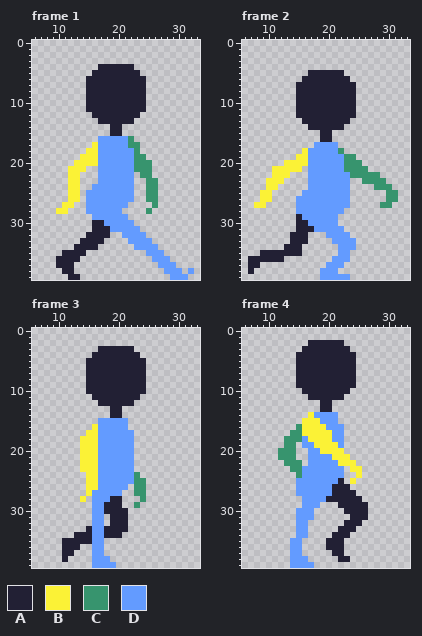
One commit to this animated GIF sprite: animated-character-walk-cycle/walk-cycle.gif. Above: the version before the commit.
The file is 160x160 pixels, drawn in blocks of 4x4; one block is one cell here. Shown: frame 1: x 6..33, y 0..39; frame 2: x 6..33, y 0..39; frame 3: x 6..33, y 0..39; frame 4: x 6..33, y 0..39. The commit also changed other frames, which this record leaves out.
Palette (. is transparent): A #222034  B #fbf236  C #37946e  D #639bff
Once edited:
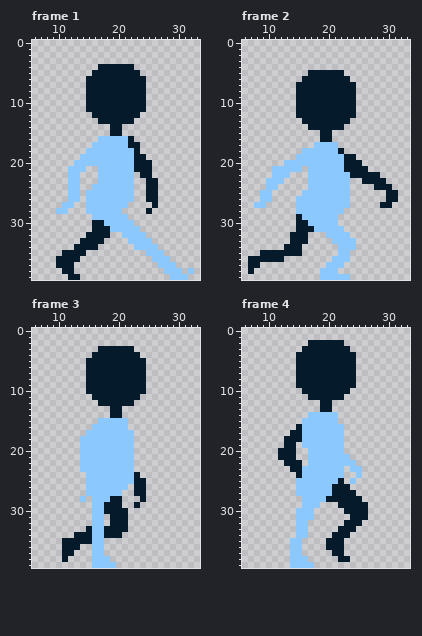
The exact change:
colour A: #222034 -> #051b2c
colour D: #639bff -> #8bc8fe
Frame 1:
y 16: x 22 C -> A
y 17: x 16 B -> D; x 22..23 CC -> AA
y 18: x 15..16 BB -> DD; x 23 C -> A
y 19: x 14..16 BBB -> DDD; x 23..24 CC -> AA
y 20: x 13..16 BBBB -> DDDD; x 23..25 CCC -> AAA
y 21: x 12..14 BBB -> DDD; x 23..25 CCC -> AAA
y 22: x 12..13 BB -> DD; x 24..25 CC -> AA
y 23..26: x 12..13 BB -> DD; x 25..26 CC -> AA
y 27: x 11..12 BB -> DD; x 26 C -> A
y 28: x 10..11 BB -> DD; x 25 C -> A
Frame 2:
y 18: x 16 B -> D; x 22 C -> A
y 19: x 15..16 BB -> DD; x 23..24 CC -> AA
y 20: x 13..16 BBBB -> DDDD; x 23..25 CCC -> AAA
y 21: x 11..15 BBBBB -> DDDDD; x 23..26 CCCC -> AAAA
y 22: x 11..13 BBB -> DDD; x 24..28 CCCCC -> AAAAA
y 23: x 10..12 BBB -> DDD; x 26..29 CCCC -> AAAA
y 24: x 10..11 BB -> DD; x 28..30 CCC -> AAA
y 25..26: x 9..10 BB -> DD; x 30..31 CC -> AA
y 27: x 8..9 BB -> DD; x 29..30 CC -> AA
Frame 3:
y 16: x 16 B -> D
y 17: x 15..16 BB -> DD
y 18..23: x 14..16 BBB -> DDD
y 24: x 15..16 BB -> DD; x 23 C -> A
y 25..26: x 15..16 BB -> DD; x 23..24 CC -> AA
y 27: x 15 B -> D; x 23..24 CC -> AA
y 28: x 14 B -> D; x 24 C -> A
y 29: x 23 C -> A
Frame 4:
y 14: x 17 B -> D
y 15: x 16..18 BBB -> DDD
y 16: x 15..19 CBBBB -> ADDDD
y 17: x 14..20 CCBBBBB -> AADDDDD
y 18: x 13..15 CCC -> AAA; x 17..20 BBBB -> DDDD
y 19: x 13..14 CC -> AA; x 18..21 BBBB -> DDDD
y 20: x 12..14 CCC -> AAA; x 19..22 BBBB -> DDDD
y 21: x 12..14 CCC -> AAA; x 21..23 BBB -> DDD
y 22: x 13..15 CCC -> AAA; x 22..24 BBB -> DDD
y 23: x 14..15 CC -> AA; x 24..25 BB -> DD
y 24: x 15 C -> A; x 25 B -> D
y 25: x 24 B -> D
Where, in picture pixels (left, top, right, bottom), the same in both pictures:
changed: (56, 64, 194, 280)
changed: (248, 70, 398, 280)
changed: (62, 346, 146, 568)
changed: (278, 340, 368, 568)
